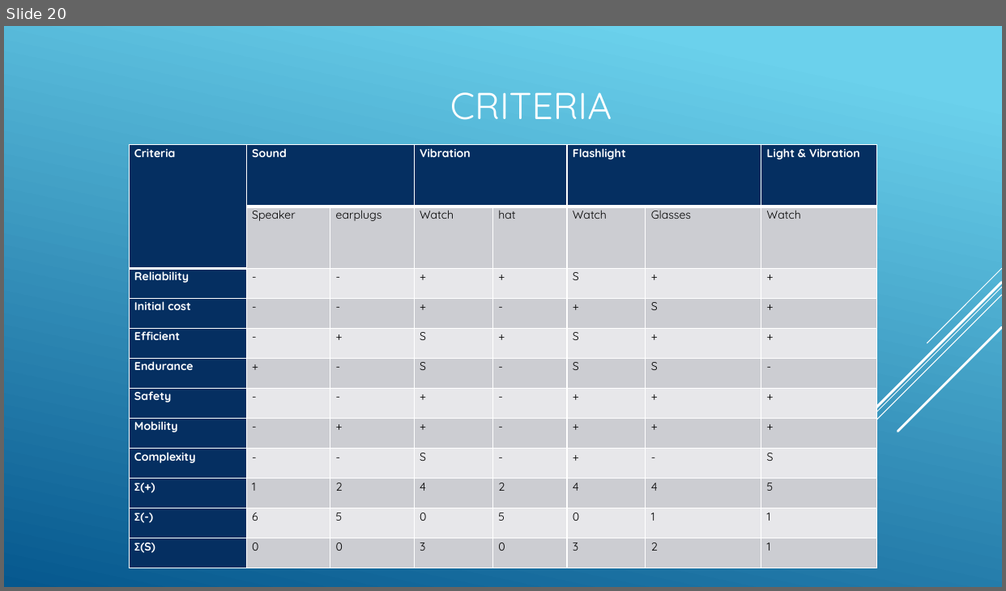
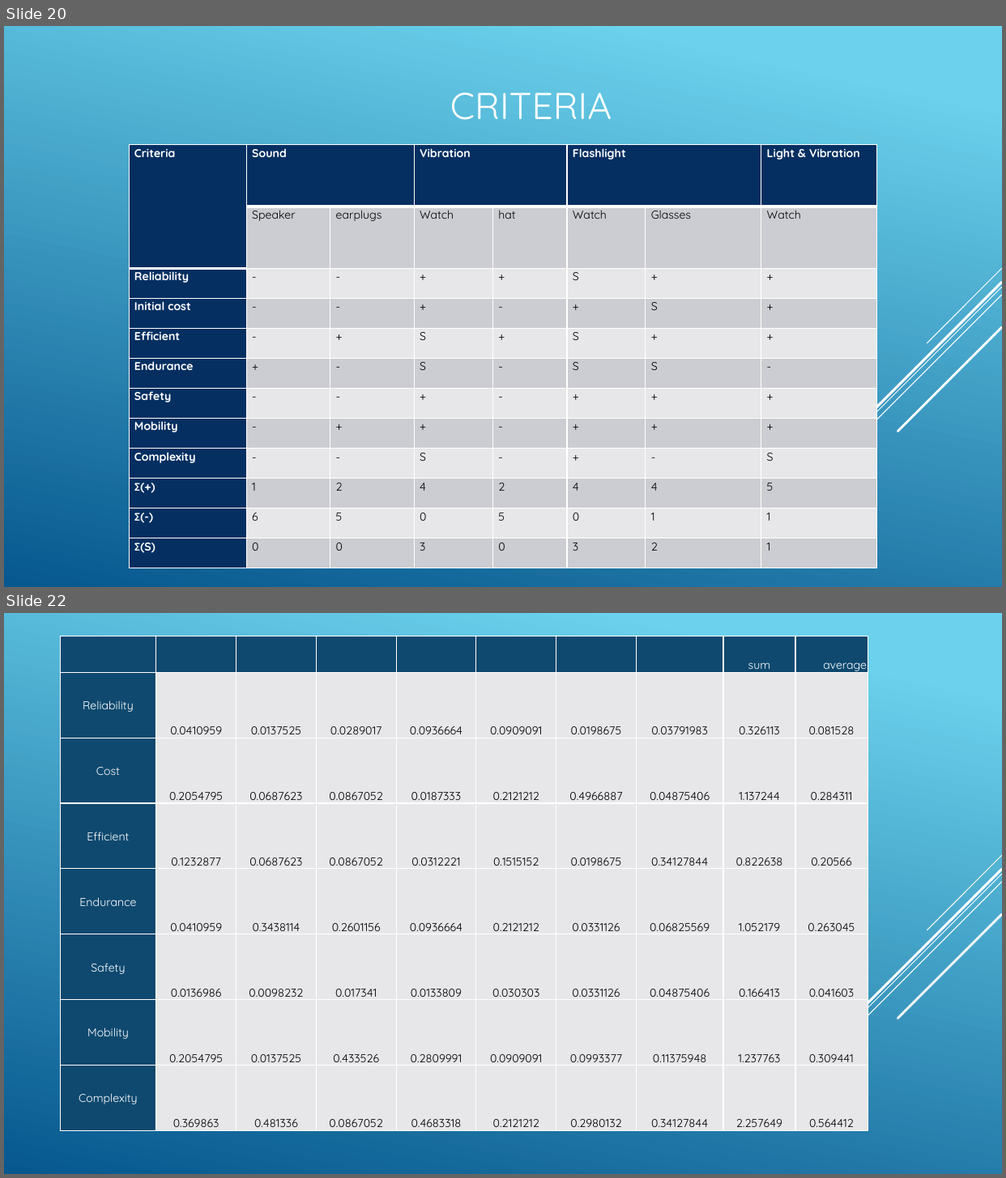
Before and after one commit to USNMasterEmSys2018/System-Engineering, a slide deck: S.A.V.E/Security Application Via Engineering.pptx. Shown one above the other, each under a label of ours: slide 20 before the commit, slides 20 and 22 after it; the slides between them are not shown. The pictures are 1006x591 and 1006x1178 pixels, drawn with LibreOffice and Linux fonts; fonts in the diff are those of the drawing. Boxes give left, top, right and bottom in pixels: in the first picture for what was removed or moved away, otherwise in the second. Text is boxed around its words. In the diff, an @@ line names an element or a change of style, - is before the commit and + after.

```diff
--- a/S.A.V.E/Security Application Via Engineering.pptx
+++ b/S.A.V.E/Security Application Via Engineering.pptx
@@ slide 22 added at [4, 613, 1002, 1174], background gradient #6ED2EB to #06588E; not listed: 5 template elements that a slide beside it also shows @@
@@ table added at [60, 636, 867, 1131], 8 rows, 10 columns @@
+ |  |  |  |  |  |  |  | sum | average
+Reliability | 0.0410959 | 0.0137525 | 0.0289017 | 0.0936664 | 0.0909091 | 0.0198675 | 0.03791983 | 0.326113 | 0.081528
+Cost | 0.2054795 | 0.0687623 | 0.0867052 | 0.0187333 | 0.2121212 | 0.4966887 | 0.04875406 | 1.137244 | 0.284311
+Efficient | 0.1232877 | 0.0687623 | 0.0867052 | 0.0312221 | 0.1515152 | 0.0198675 | 0.34127844 | 0.822638 | 0.20566
+Endurance | 0.0410959 | 0.3438114 | 0.2601156 | 0.0936664 | 0.2121212 | 0.0331126 | 0.06825569 | 1.052179 | 0.263045
+Safety | 0.0136986 | 0.0098232 | 0.017341 | 0.0133809 | 0.030303 | 0.0331126 | 0.04875406 | 0.166413 | 0.041603
+Mobility | 0.2054795 | 0.0137525 | 0.433526 | 0.2809991 | 0.0909091 | 0.0993377 | 0.11375948 | 1.237763 | 0.309441
+Complexity | 0.369863 | 0.481336 | 0.0867052 | 0.4683318 | 0.2121212 | 0.2980132 | 0.34127844 | 2.257649 | 0.564412
```
Also in this commit, not shown: 3 slides changed, 1 other slide added.
